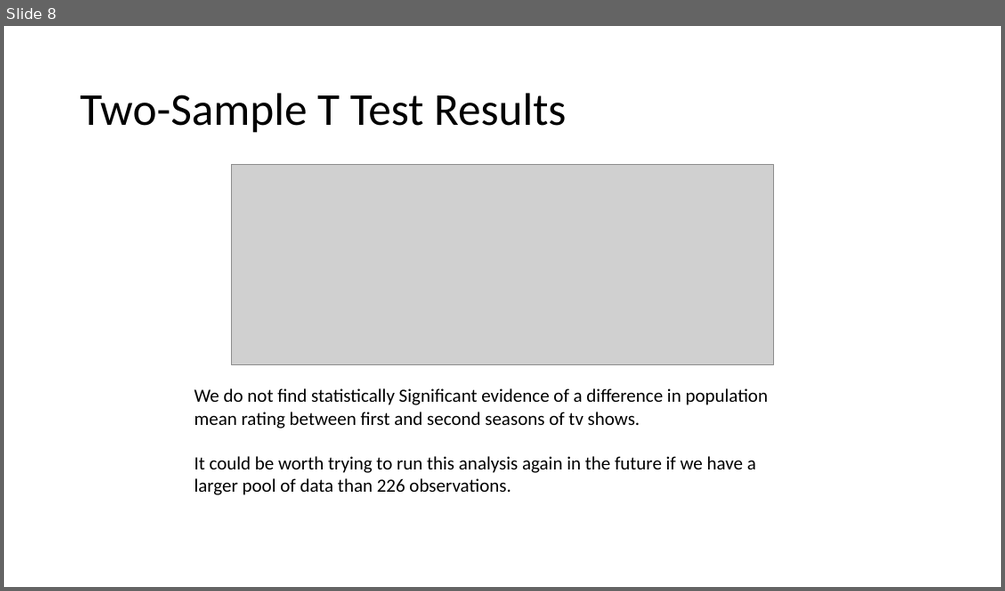
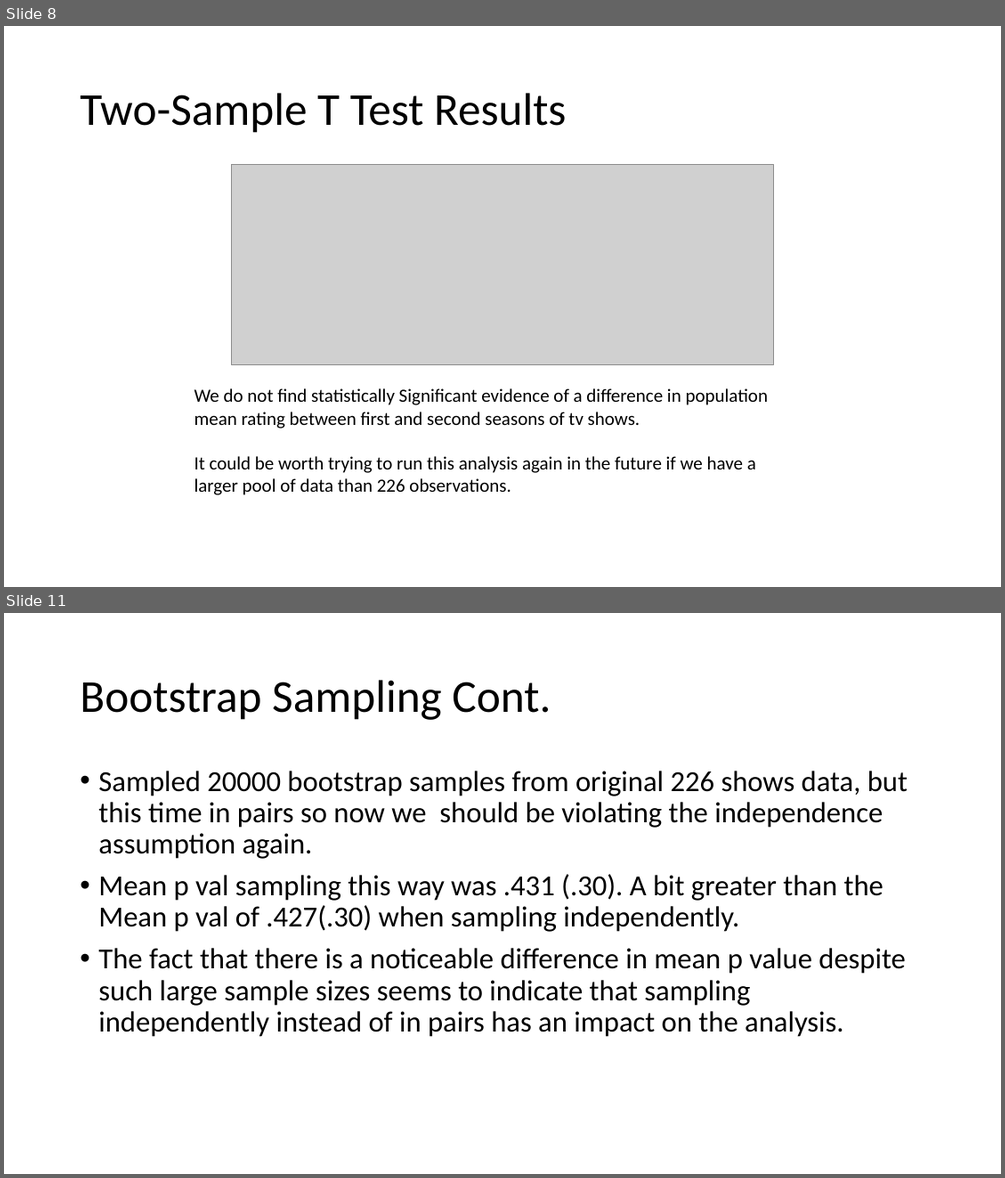
Before and after one commit to stat400-csu/project-8, a slide deck: 400 Presentation.pptx. Shown one above the other, each under a label of ours: slide 8 before the commit, slides 8 and 11 after it; the slides between them are not shown. The pictures are 1005x591 and 1005x1178 pixels, drawn with LibreOffice and Linux fonts; fonts in the diff are those of the drawing; grey boxes stand for pictures. Boxes give left, top, right and bottom in pixels: in the first picture for what was removed or moved away, otherwise in the second. Text is boxed around its words. In the diff, an @@ line names an element or a change of style, - is before the commit and + after.

```diff
--- a/400 Presentation.pptx
+++ b/400 Presentation.pptx
@@ slide 11 added at bbox=[4, 613, 1001, 1174], background #FFFFFF @@
@@ title added at bbox=[80, 680, 550, 720], 44 pt, text #000000 @@
+Bootstrap Sampling Cont.
@@ text added at bbox=[98, 771, 907, 1037], 28 pt, text #000000 @@
+• Sampled 20000 bootstrap samples from original 226 shows data, but this time in pairs so now we should be violating the independence assumption again.
+• Mean p val sampling this way was .431 (.30). A bit greater than the Mean p val of .427(.30) when sampling independently.
+• The fact that there is a noticeable difference in mean p value despite such large sample sizes seems to indicate that sampling independently instead of in pairs has an impact on the analysis.
```
Also in this commit, not shown: 3 other slides added, 1 slide removed.
